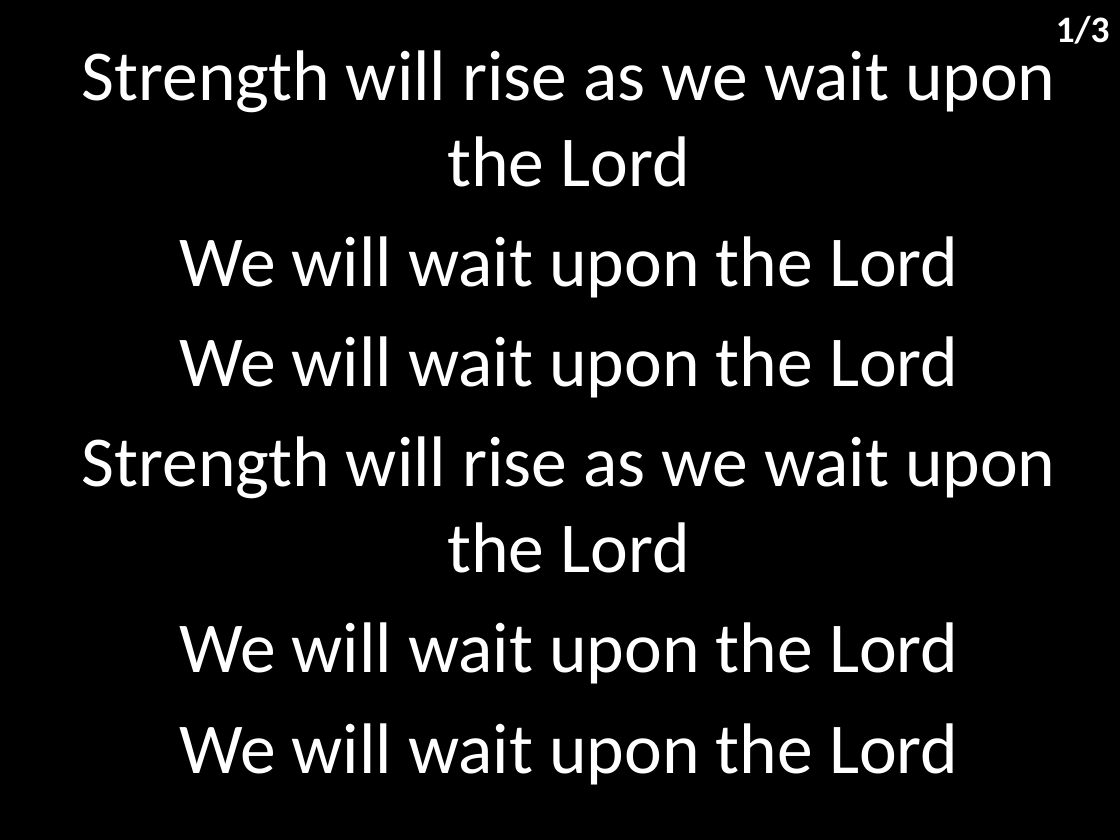
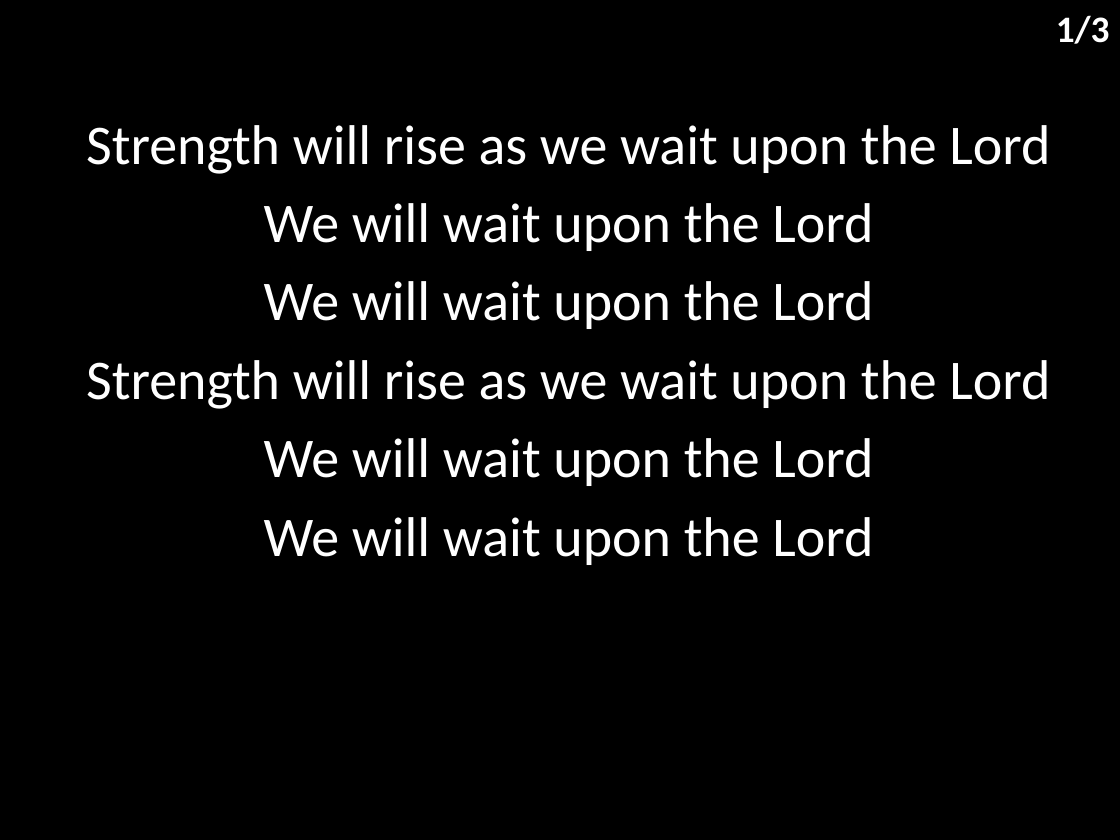
Before and after one commit to hoo-are-ya/worship, a slide deck: slide 2 of docs/songs/evalasting god.pptx. Drawn at 1120x840 pixels with LibreOffice and Linux fonts; fonts in the diff are those of the drawing. Boxes give left, top, right and bottom in pixels: in the first picture for what was removed or moved away, otherwise in the second. Text is boxed around its words. In the diff, an @@ line names an element or a change of style, - is before the commit and + after.

```diff
--- a/docs/songs/evalasting god.pptx
+++ b/docs/songs/evalasting god.pptx
@@ subtitle "Strength will rise as we ..." moved from (x1=82, y1=50, x2=1055, y2=785) to (x1=86, y1=125, x2=1050, y2=565) @@
@@ subtitle "Strength will rise as we ..." at (x1=86, y1=125, x2=1050, y2=565): size 46 to 36 pt; less space between paragraphs @@
```
Also in this commit, not shown: 2 other slides changed, 9 other files.
